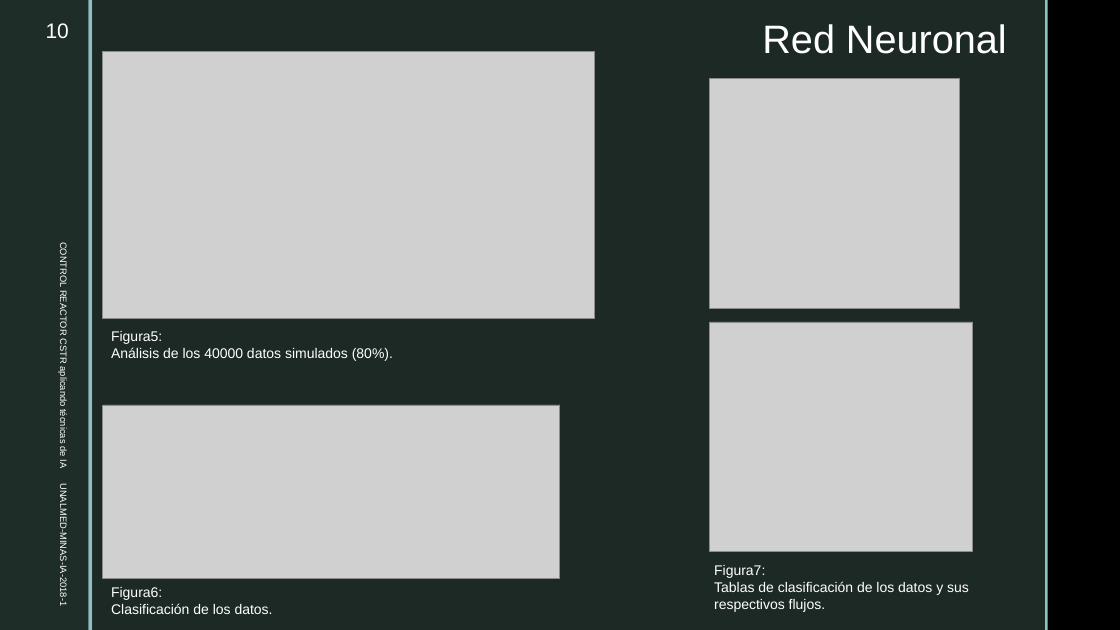
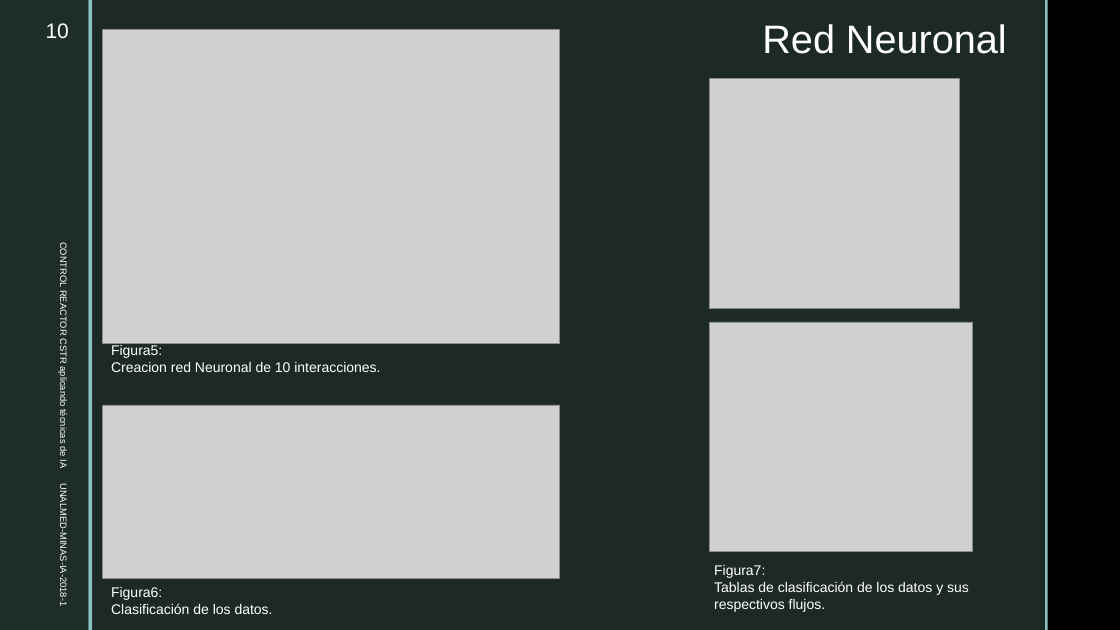
Before and after one commit to santiquiroz/IA-G5, a slide deck: slide 10 of EntregaF.pptx. Drawn at 1120x630 pixels with LibreOffice and Linux fonts; fonts in the diff are those of the drawing; grey boxes stand for pictures; background and template pictures are left out. Boxes give left, top, right and bottom in pixels: in the first picture for what was removed or moved away, otherwise in the second. Text is boxed around its words. In the diff, an @@ line names an element or a change of style, - is before the commit and + after.

```diff
--- a/EntregaF.pptx
+++ b/EntregaF.pptx
@@ picture: place and size @@
-picture at [103, 51, 594, 318]
+picture at [103, 30, 560, 344]
@@ text "Figura5:": place and size @@
-text "Figura5:" at [111, 331, 393, 361]
+text "Figura5:" at [111, 345, 380, 372]
@@ text at [111, 362, 380, 372]: text changed @@
-Análisis de los 40000 datos simulados (80%).
+Creacion red Neuronal de 10 interacciones.
```
Also in this commit, not shown: 5 other slides changed, 1 slide added, 3 other files.
